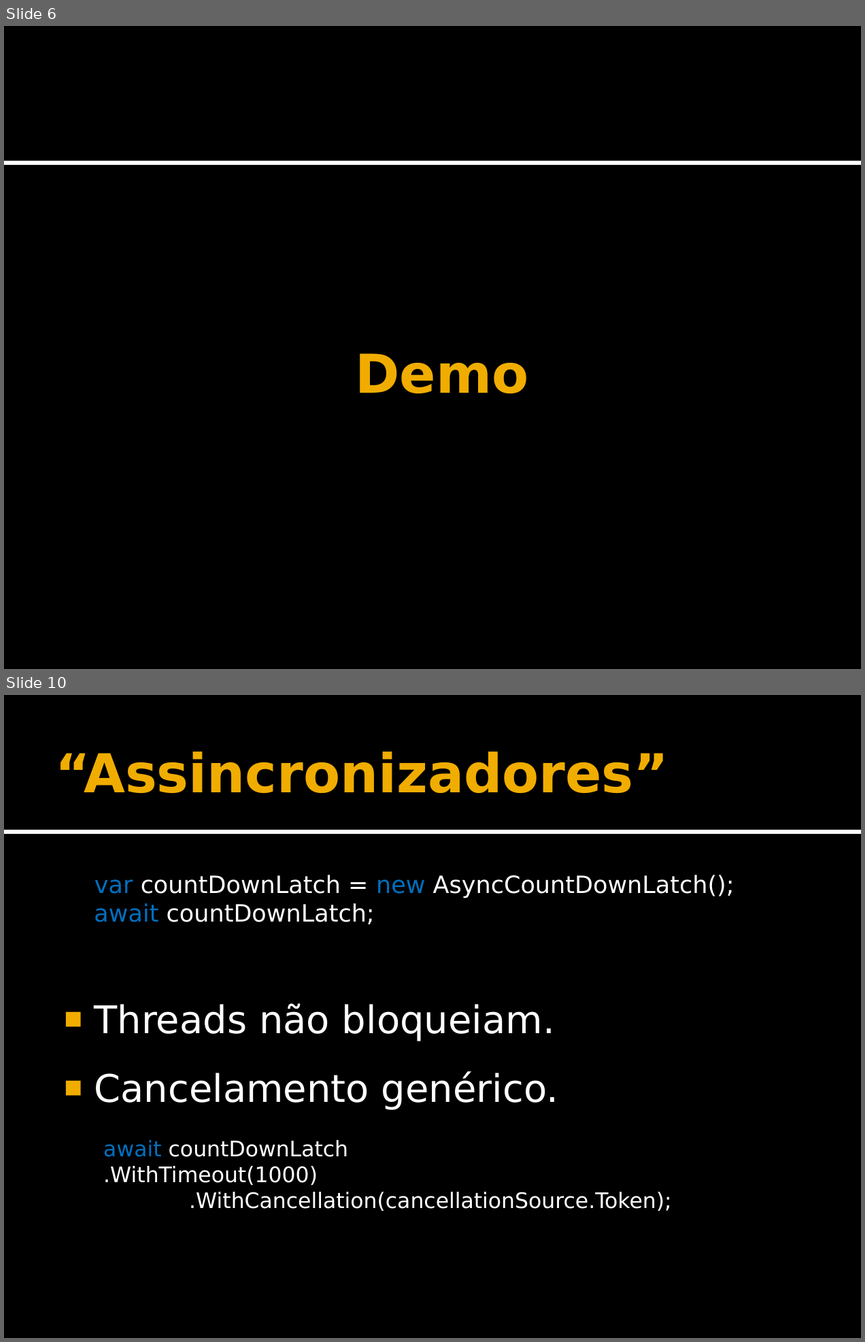
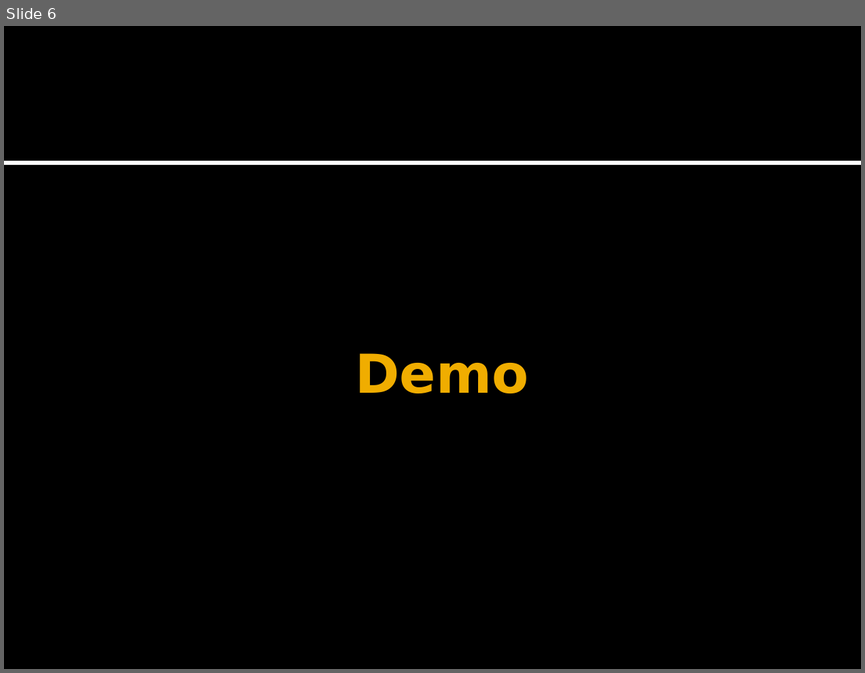
Before and after one commit to DVDPT/Programmatically-Speaking-Repository, a slide deck: AsyncStuff/AsyncDemo/Slides.pptx. Shown one above the other, each under a label of ours: slides 6 and 10 before the commit, slide 6 after it; the slides between them are not shown. The pictures are 865x1342 and 865x673 pixels, drawn with LibreOffice and Linux fonts; fonts in the diff are those of the drawing. Boxes give left, top, right and bottom in pixels: in the first picture for what was removed or moved away, otherwise in the second. Text is boxed around its words. In the diff, an @@ line names an element or a change of style, - is before the commit and + after.

```diff
--- a/AsyncStuff/AsyncDemo/Slides.pptx
+++ b/AsyncStuff/AsyncDemo/Slides.pptx
@@ slide 10 removed at <box>4,695,861,1338</box>, background #000000; not listed: 2 template elements that a slide beside it also shows @@
@@ title removed at <box>56,751,669,793</box> @@
-“Assincronizadores”
@@ text removed at <box>94,875,734,1110</box> @@
-var countDownLatch = new AsyncCountDownLatch();
-await countDownLatch;
-■ Threads não bloqueiam.
-■ Cancelamento genérico.
@@ text removed at <box>103,1140,671,1210</box> @@
-await countDownLatch .WithTimeout(1000)
-.WithCancellation(cancellationSource.Token);
```
Also in this commit, not shown: 5 slides changed, 1 slide added, 1 other slide removed, 2 other files.
